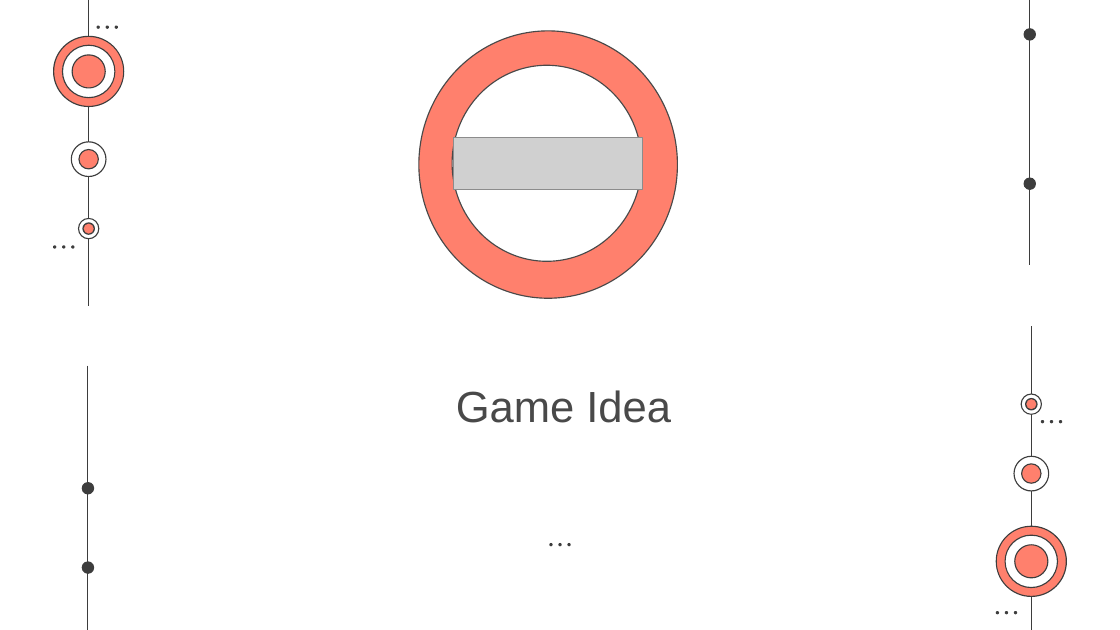
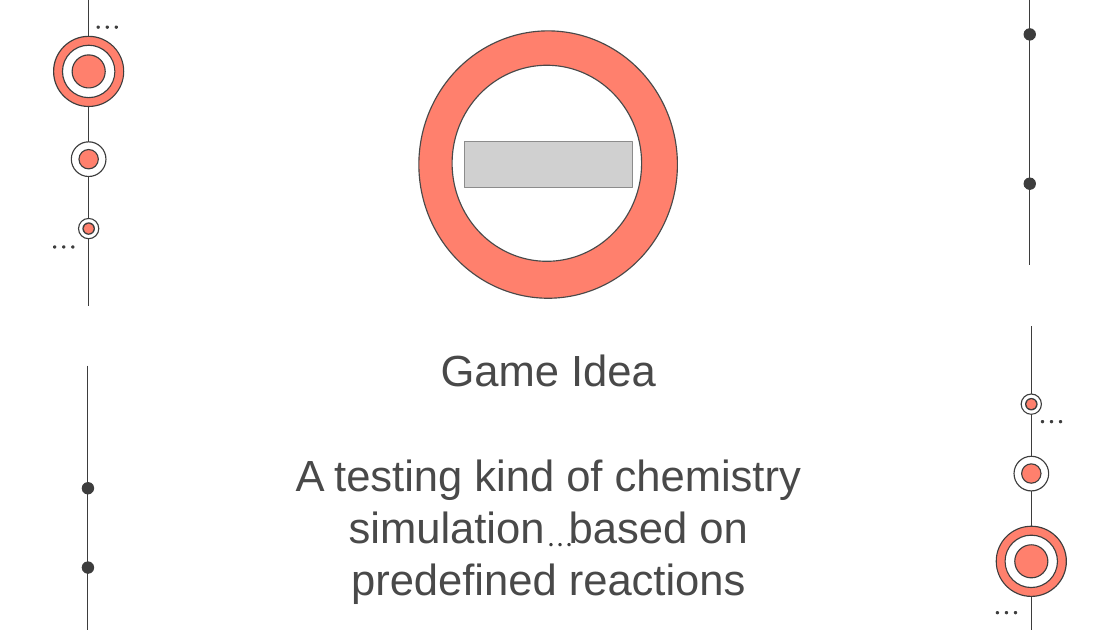
Before and after one commit to IVAndreev21/Psycho, a slide deck: slide 4 of Documentation/Psycho.pptx. Drawn at 1120x630 pixels with LibreOffice and Linux fonts; fonts in the diff are those of the drawing; grey boxes stand for pictures. Boxes give left, top, right and bottom in pixels: in the first picture for what was removed or moved away, otherwise in the second. Text is boxed around its words. In the diff, an @@ line names an element or a change of style, - is before the commit and + after.

```diff
--- a/Documentation/Psycho.pptx
+++ b/Documentation/Psycho.pptx
@@ picture: place and size @@
-picture at [454, 138, 643, 189]
+picture at [464, 141, 632, 187]
@@ title at [296, 354, 801, 604]: text changed @@
-Game Idea
+Game Idea
+A testing kind of chemistry simulation based on predefined reactions
```
Also in this commit, not shown: 3 other slides changed.
